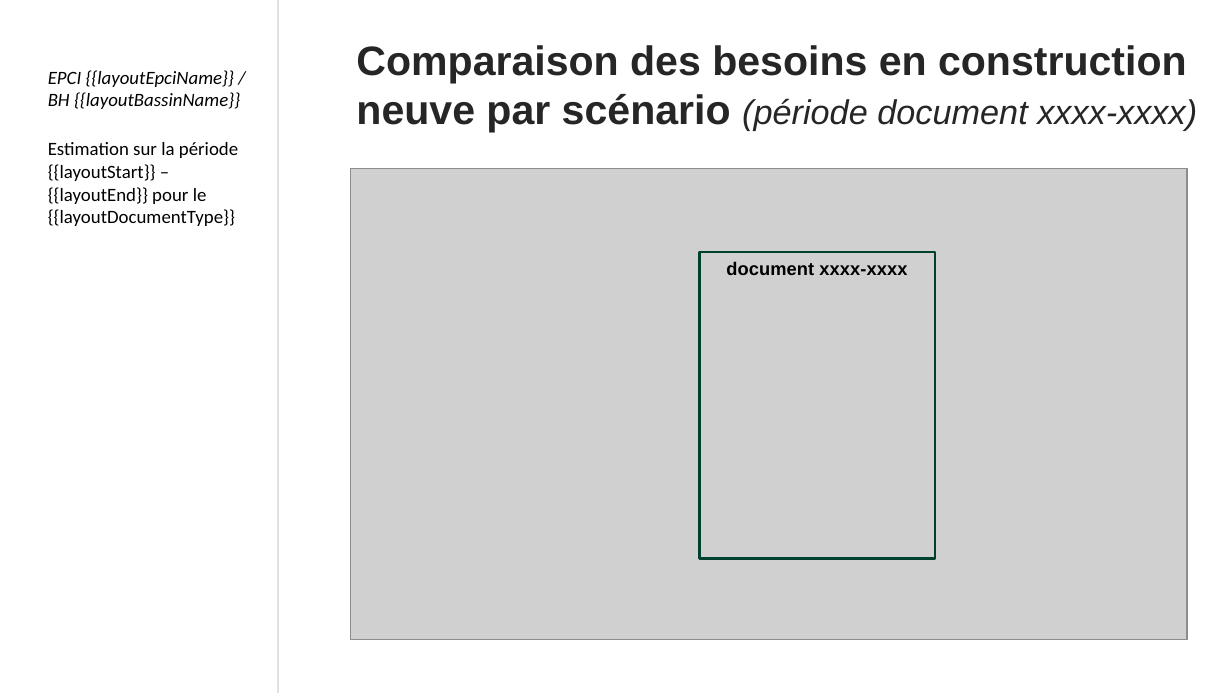
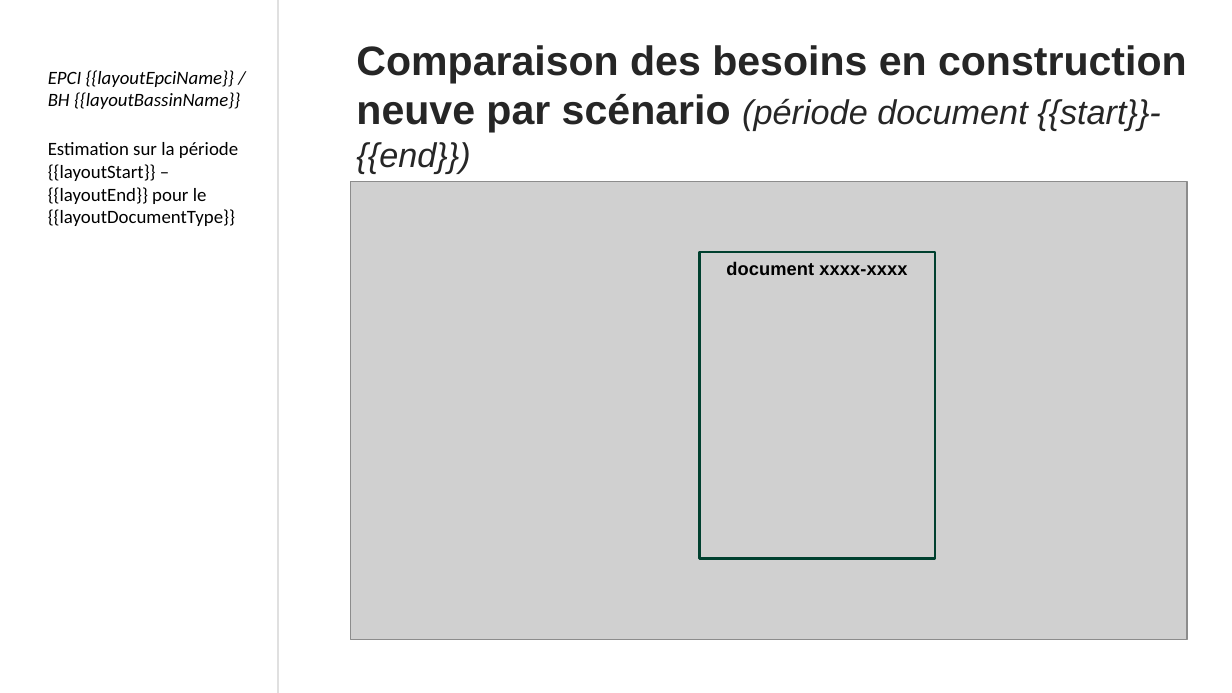
Before and after one commit to MTES-MCT/otelo-back, a slide deck: slide 16 of public/ppt/template.pptx. Drawn at 1232x693 pixels with LibreOffice and Linux fonts; fonts in the diff are those of the drawing; grey boxes stand for pictures; background and template pictures are left out. Boxes give left, top, right and bottom in pixels: in the first picture for what was removed or moved away, otherwise in the second. Text is boxed around its words. In the diff, an @@ line names an element or a change of style, - is before the commit and + after.

```diff
--- a/public/ppt/template.pptx
+++ b/public/ppt/template.pptx
@@ text at <box>356,45,1187,173</box>: text changed @@
-Comparaison des besoins en construction neuve par scénario (période document xxxx-xxxx)
+Comparaison des besoins en construction neuve par scénario (période document {{start}}-{{end}})
@@ picture: place and size @@
-picture at <box>350,169,1186,641</box>
+picture at <box>350,181,1186,639</box>
```
Also in this commit, not shown: 14 other slides changed, 15 other files.
